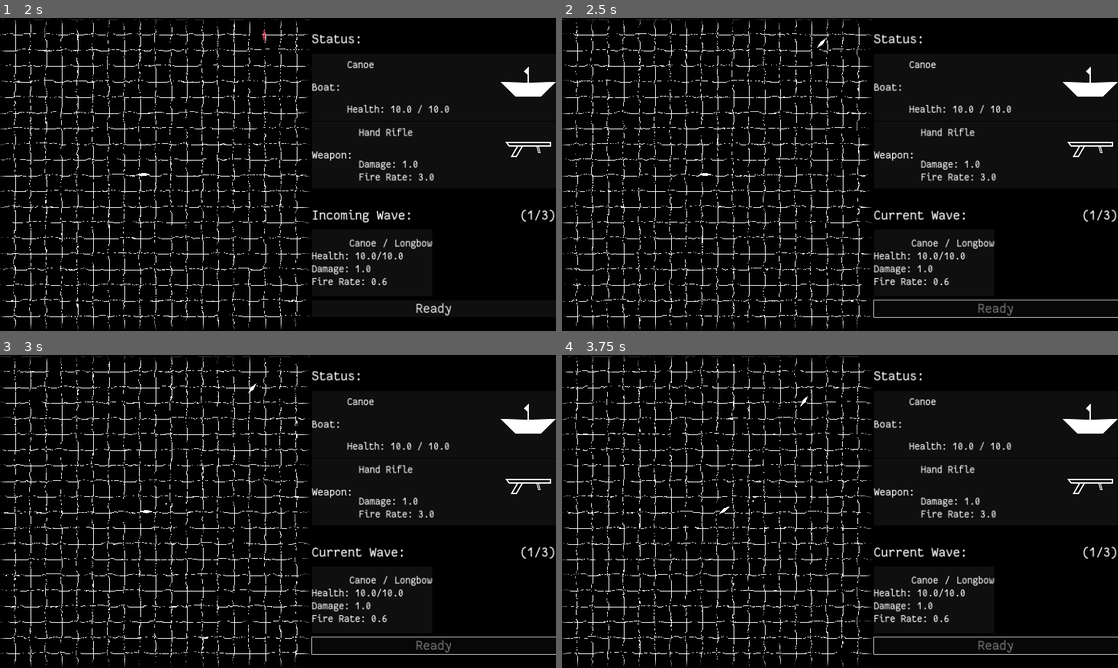
Above: before the commit, frames 1-4 (two rows, left to right).
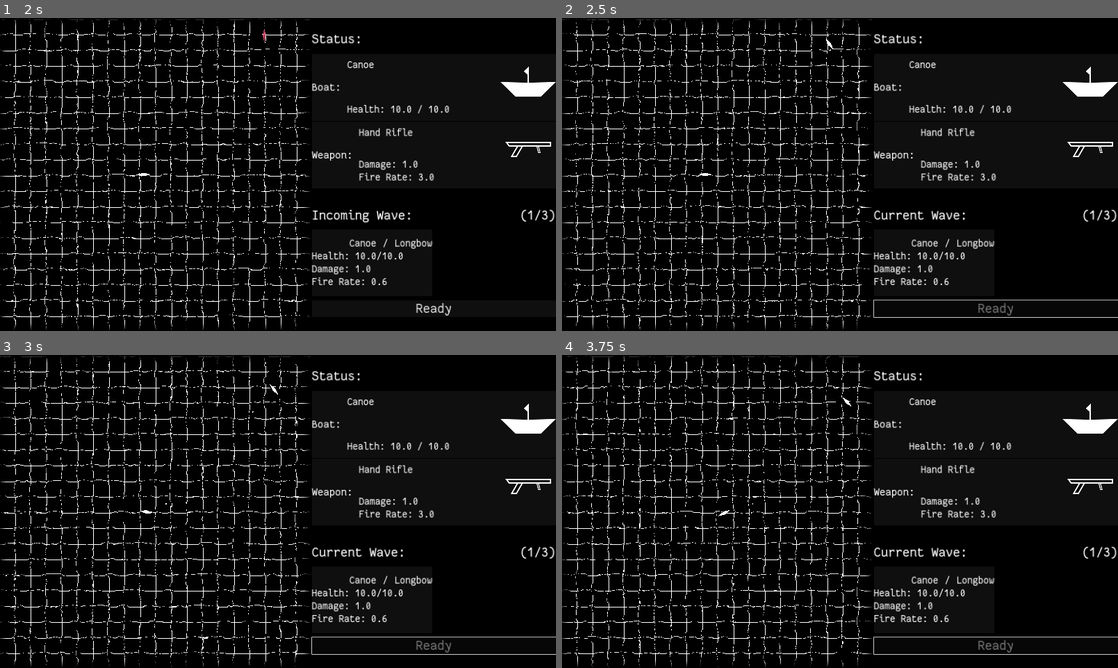
Above: after the commit, the same moments.

Repository: wdfeer/seabattle
Game: Godot game, scene res://src/splash.tscn
The game is run twice, just before and just after one commit, with the same random seed, the same clock (stepped at 60 frames per second) and the same inputs.
Inputs (mouse positions are in pixels of both pictures, inside the frame that each line leads up to):
- Up to frame 1 (2 s): move the mouse to (400, 158) at 0.52 s; press the mouse at (400, 158) at 0.53 s; hold D (right) 0.53-1.28 s; move the mouse to (166, 190) at 1.27 s; release the mouse at (166, 190) at 1.28 s; hold S (down) from 1.28 s (still down); click (166, 190) at 1.35 s
- Up to frame 2 (2.5 s): release S (down) at 2 s; click "Ready" at 2 s
- Up to frame 3 (3 s): move the mouse to (333, 442) at 2.77 s; press the mouse at (333, 442) at 2.78 s; hold D (right) from 2.78 s (still down); tap C (switch_control_mode) at 2.85 s
- Up to frame 4 (3.75 s): move the mouse to (812, 574) at 3.52 s; release D (right) at 3.53 s; release the mouse at (812, 574) at 3.53 s; hold W (up) from 3.53 s (still down); click (812, 574) at 3.6 s

Frame 1 is identical in both runs. In frame 2, less than 0.1% of the frame differs, in the area x 45-49%, y 6-10%; in frame 3, less than 0.1%; in frame 4, less than 0.1%, in the area x 28-52%, y 13-52%.

Commit message:
Create basic passive AI type

Diff:
--- a/src/boats/boat.gd
+++ b/src/boats/boat.gd
@@ -22,16 +22,16 @@
 	if hp <= 0:
 		queue_free()
 
-func steer(ang_direction: float, delta: float):
-	rotation += delta * body.turn_speed * ang_direction
+func steer(ang_change_direction: float, delta: float):
+	rotation += delta * body.turn_speed * ang_change_direction
 
-func sail(direction: Vector2, delta: float):
+func sail(direction: Vector2, delta: float, ang_margin: float = PI / 16):
 	if direction.length() > 0:
 		var dir_angle = direction.angle()
 		# Normalize the angular difference to [-PI, PI]
 		var angle_diff = wrapf(dir_angle - rotation, -PI, PI)
 
-		if abs(angle_diff) > 0.01:  # Small threshold to avoid jittering
+		if abs(angle_diff) > ang_margin:
 			steer(sign(angle_diff), delta)
 
 		sail_forward(1)
--- a/src/boats/enemy_controller.gd
+++ b/src/boats/enemy_controller.gd
@@ -26,11 +26,42 @@
 	if (int(Time.get_unix_time_from_system() * 1.5)) % 2 == 0:
 		boat.sail_forward(delta)
 
+var ai_type: AiType = AiType.values().pick_random()
 func process_movement(delta: float):
-	var direction = boat.global_position.direction_to(target.global_position)
-	boat.sail(direction, delta) # TODO: sophisticate movement, e.g. to surround the player
+	var self_pos: Vector2 = boat.global_position
+	var target_pos: Vector2 = target.global_position
+	match (ai_type):
+		AiType.Aggresive:
+			var direction = self_pos.direction_to(target_pos)
+			boat.sail(direction, delta)
+		AiType.Passive:
+			const safe_range = 400
+			const margin = 100
+			const ang_margin = PI / 16
+
+			var angle_to_target = self_pos.angle_to(target_pos)
+			var desired_angle = angle_to_target + PI / 2
+			var velocity_mult = 1
+
+			if self_pos.distance_to(target_pos) < safe_range:
+				desired_angle += PI / 4
+			elif self_pos.distance_to(target_pos) > safe_range + margin * 2:
+				desired_angle -= PI / 2
+			elif self_pos.distance_to(target_pos) > safe_range + margin:
+				desired_angle -= PI / 4
+			else:
+				velocity_mult = 0.5
+			var ang_delta = desired_angle - boat.velocity.angle()
+			if abs(ang_delta) > ang_margin:
+				var ang_dir = sign(ang_delta)
+				boat.steer(ang_delta, delta)
+			boat.sail_forward(velocity_mult)
 
 func process_shooting():
 	if boat.shooter.can_shoot():
 		var dir = boat.global_position.direction_to(target.global_position)
 		boat.shooter.shoot(dir)
+
+enum AiType {
+	Aggresive, Passive
+}
--- a/src/static/waves.gd
+++ b/src/static/waves.gd
@@ -62,12 +62,11 @@
 	return get_enemies().filter(func(b): return b.controller.preview)
 
 static func start_wave():
-	if wave_state == WaveState.Finished:
-		printerr("Cannot start a wave when finished!")
-	else:
-		var previews = get_preview_enemies()
-		for boat in previews:
-			(boat.controller as EnemyController).preview = false
+	assert(wave_state != WaveState.Finished)
+
+	var previews = get_preview_enemies()
+	for boat in previews:
+		(boat.controller as EnemyController).preview = false
 
 
 enum WaveState {
